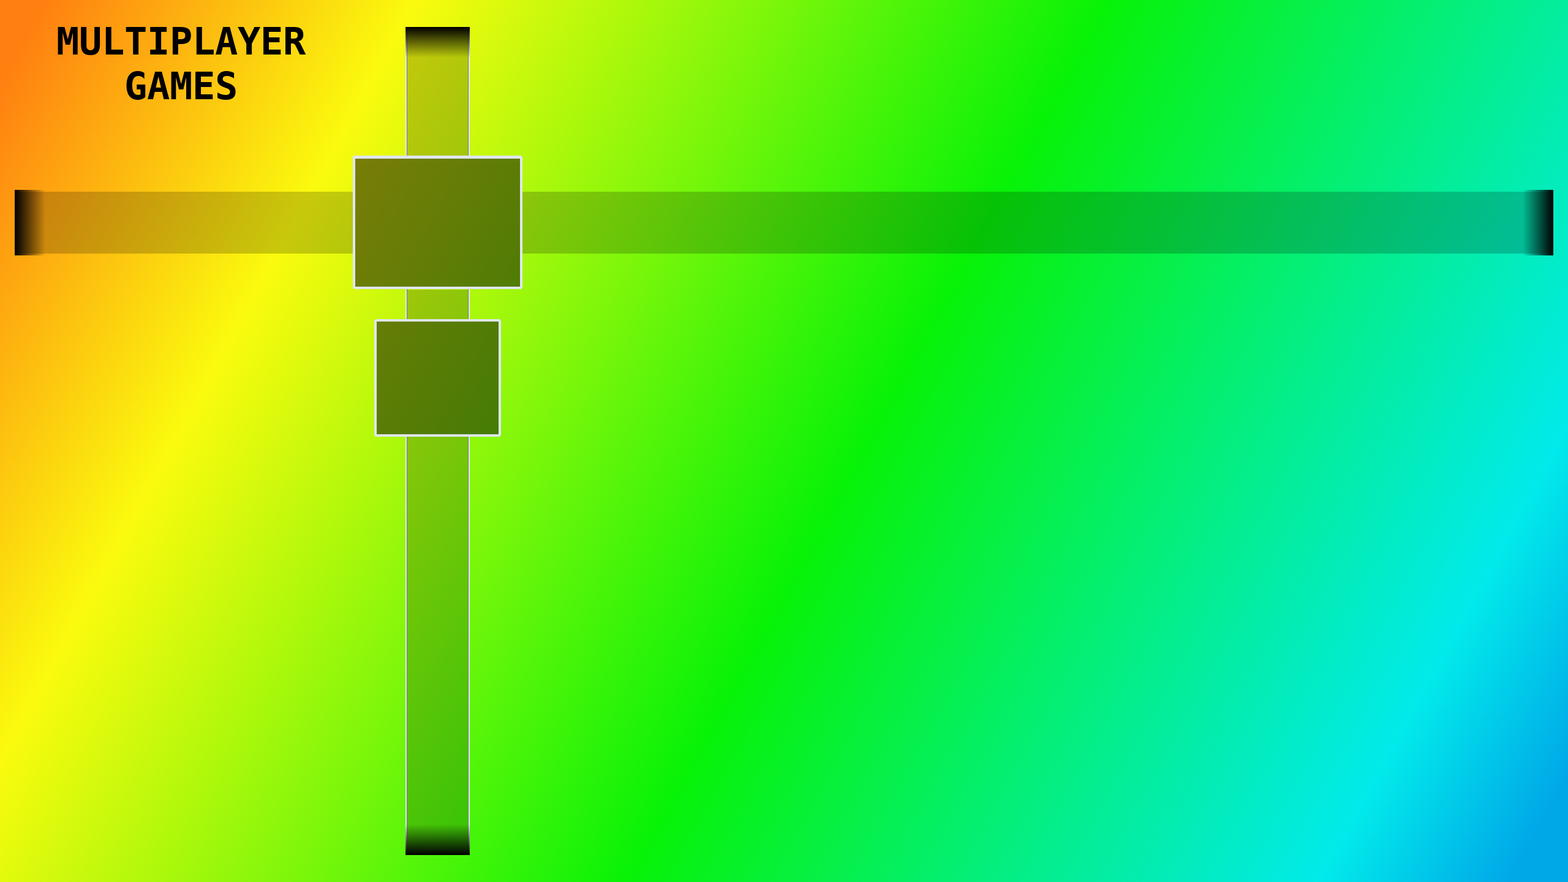
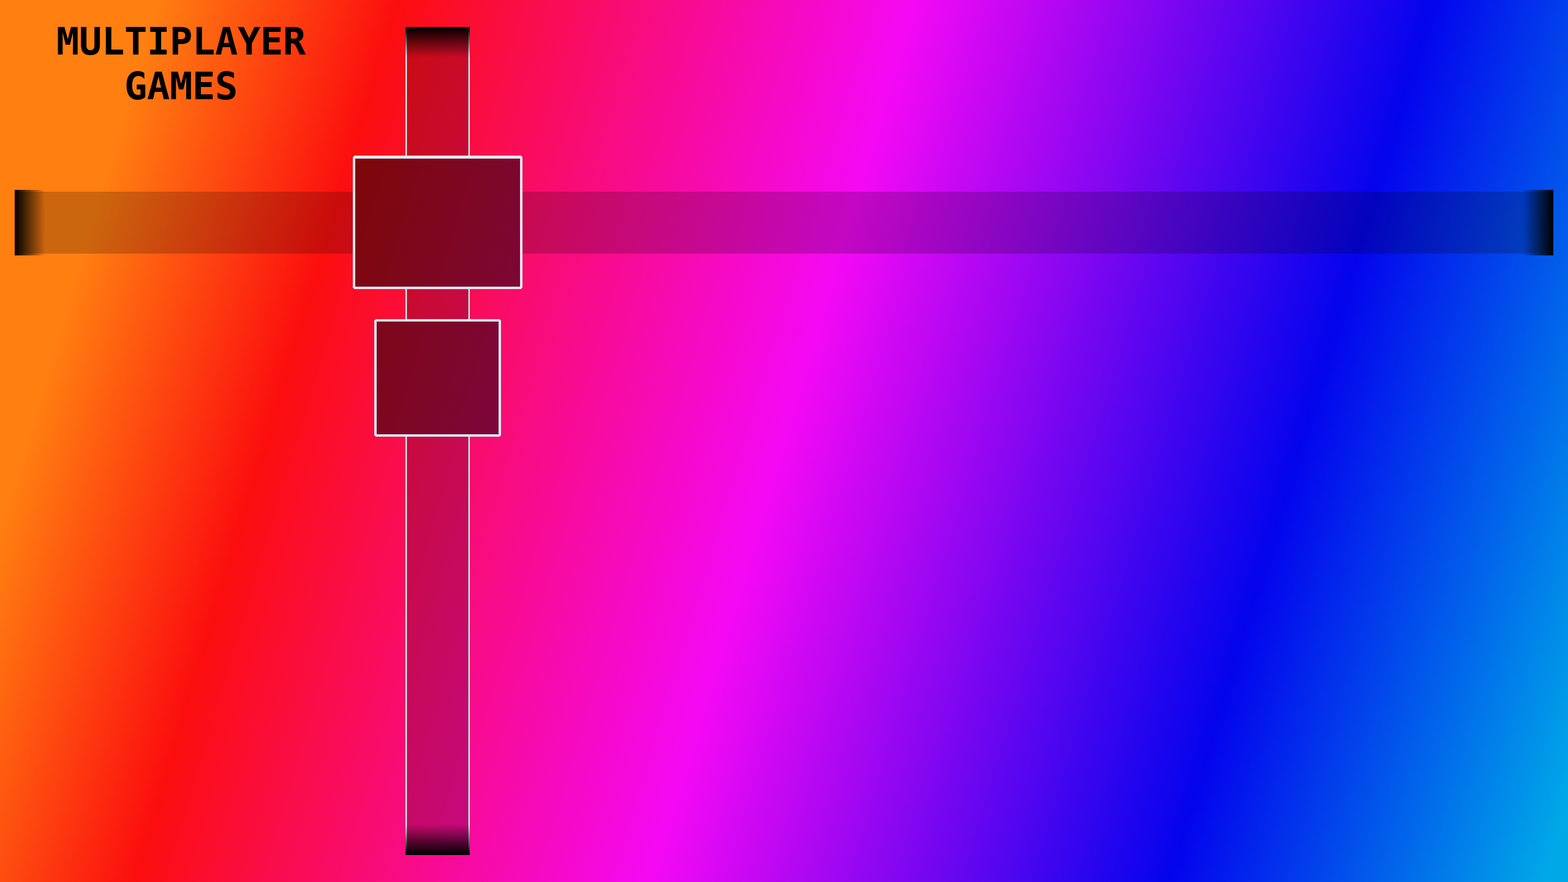
Before/after of a 1568×882 layered artwork. What changed in the layer stack:
painted on "Background" over [0, 0, 1568, 882]